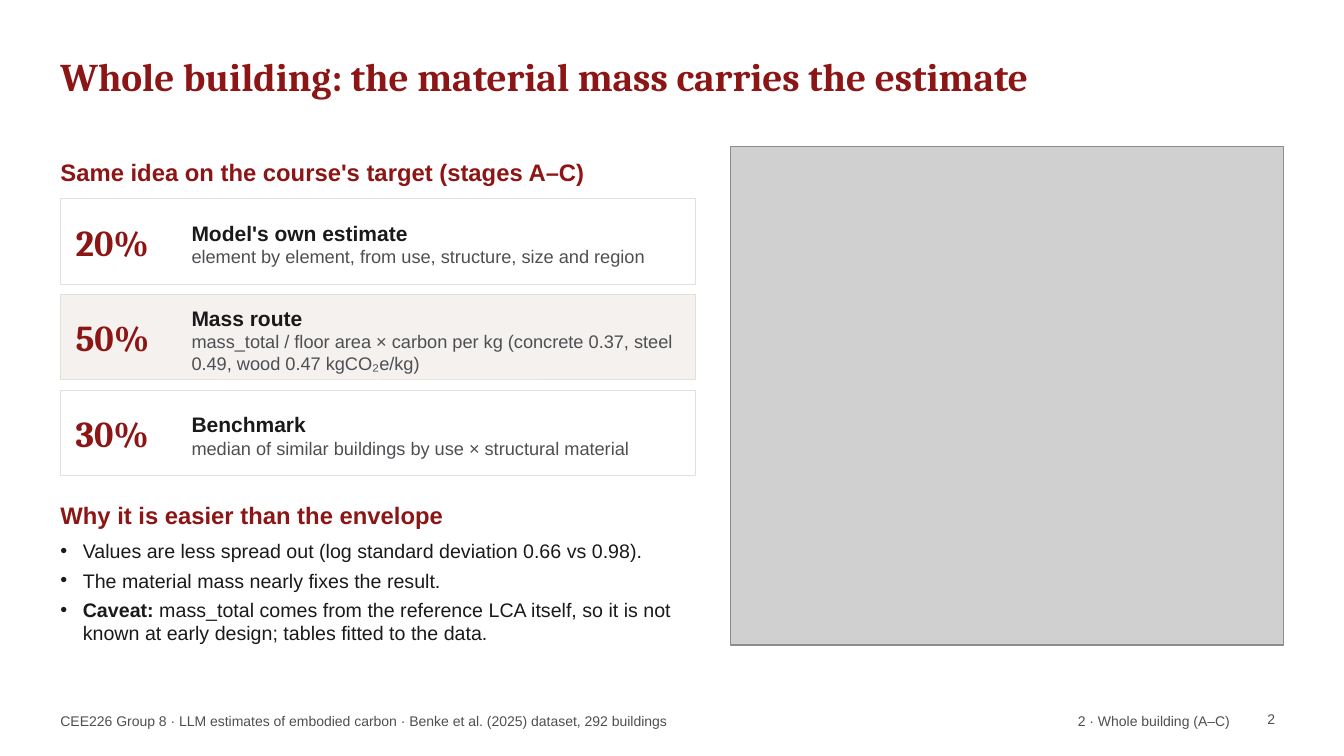
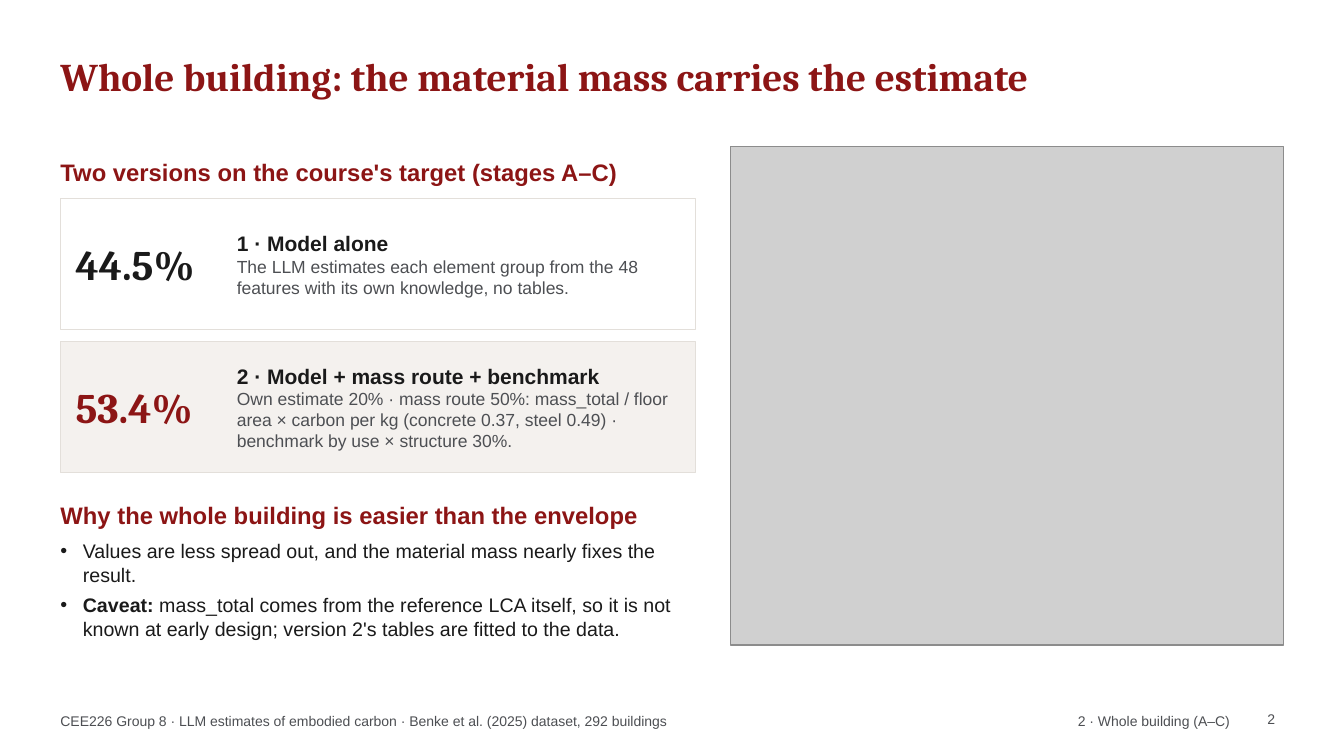
Before and after one commit to HeshanChen/CEE226LCA, a slide deck: slide 2 of report/talk/talk.pptx. Drawn at 1344x756 pixels with LibreOffice and Linux fonts; fonts in the diff are those of the drawing; grey boxes stand for pictures. Boxes give left, top, right and bottom in pixels: in the first picture for what was removed or moved away, otherwise in the second. Text is boxed around its words. In the diff, an @@ line names an element or a change of style, - is before the commit and + after.

```diff
--- a/report/talk/talk.pptx
+++ b/report/talk/talk.pptx
@@ text at (x1=60, y1=163, x2=617, y2=186): text changed @@
-Same idea on the course's target (stages A–C)
+Two versions on the course's target (stages A–C)
@@ rectangle resized from (x1=60, y1=199, x2=696, y2=284) to (x1=60, y1=199, x2=696, y2=330) @@
@@ text at (x1=237, y1=235, x2=638, y2=298): text changed; size 13 to 12.5 pt @@
-Model's own estimate
-element by element, from use, structure, size and region
+1 · Model alone
+The LLM estimates each element group from the 48 features with its own knowledge, no tables.
@@ text at (x1=76, y1=251, x2=195, y2=281): text changed; size 26 to 30 pt; text colour #8C1515 to #1A1A1A @@
-20%
+44.5%
@@ rectangle resized from (x1=60, y1=294, x2=696, y2=380) to (x1=60, y1=342, x2=696, y2=473) @@
@@ text at (x1=237, y1=368, x2=668, y2=451): text changed; size 13 to 12.5 pt @@
-Mass route
-mass_total / floor area × carbon per kg (concrete 0.37, steel 0.49, wood 0.47 kgCO₂e/kg)
+2 · Model + mass route + benchmark
+Own estimate 20% · mass route 50%: mass_total / floor area × carbon per kg (concrete 0.37, steel 0.49) · benchmark by use × structure 30%.
@@ rectangle removed at (x1=60, y1=390, x2=696, y2=476) @@
@@ text at (x1=76, y1=394, x2=193, y2=424): text changed; size 26 to 30 pt @@
-50%
+53.4%
@@ text removed at (x1=192, y1=416, x2=629, y2=459) @@
-Benchmark
-median of similar buildings by use × structural material
@@ text removed at (x1=76, y1=422, x2=149, y2=448) @@
-30%
@@ text at (x1=60, y1=506, x2=637, y2=529): text changed @@
-Why it is easier than the envelope
+Why the whole building is easier than the envelope
@@ text at (x1=83, y1=543, x2=670, y2=640): text changed @@
-• Values are less spread out (log standard deviation 0.66 vs 0.98).
-• The material mass nearly fixes the result.
-• Caveat: mass_total comes from the reference LCA itself, so it is not known at early design; tables fitted to the data.
+• Values are less spread out, and the material mass nearly fixes the result.
+• Caveat: mass_total comes from the reference LCA itself, so it is not known at early design; version 2's tables are fitted to the data.
```
Also in this commit, not shown: 2 other slides changed, 11 other files.
